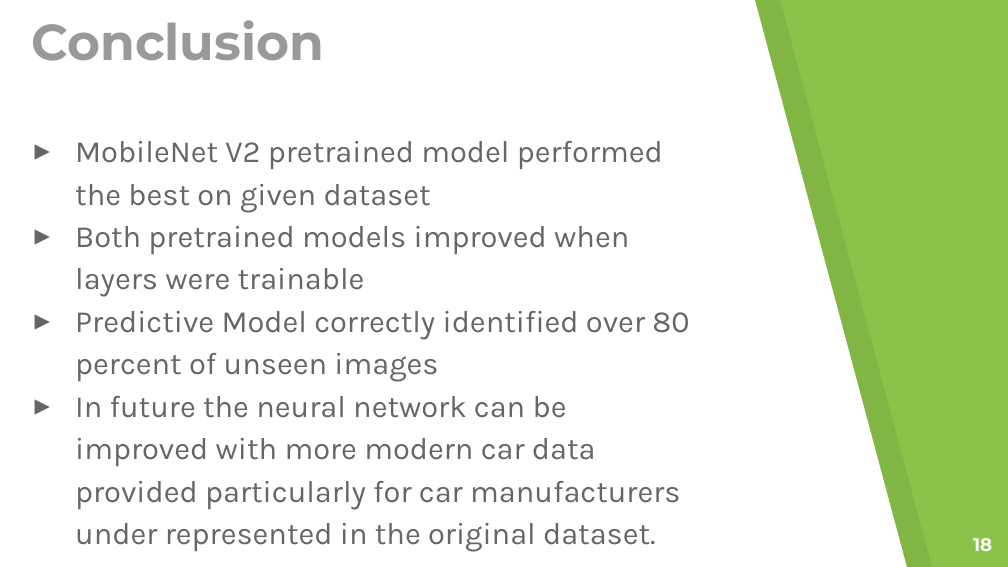
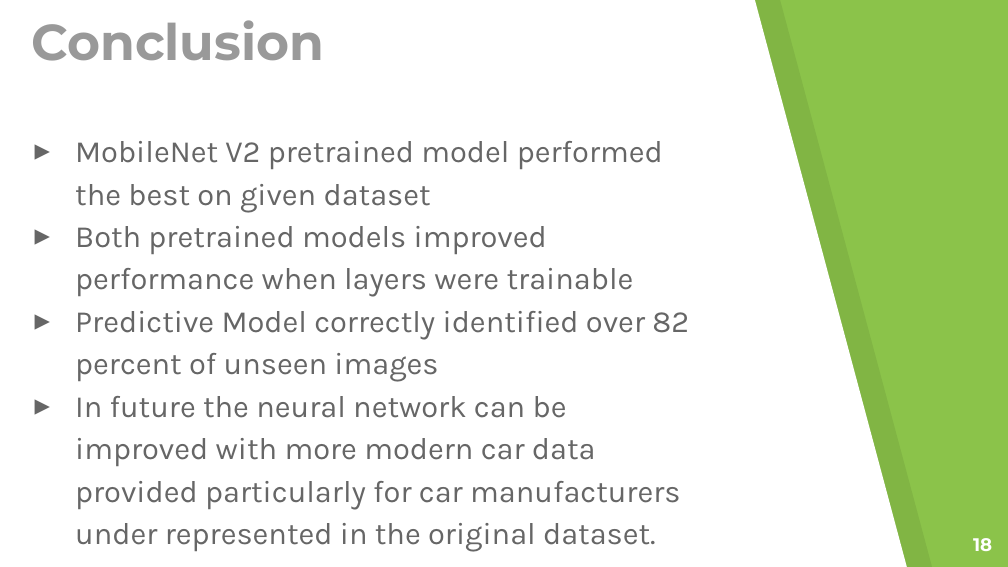
Before and after one commit to sayantan1995/Stanford-Car-Classification, a slide deck: slide 18 of Stanford Car Classification.pptx. Drawn at 1008x567 pixels with LibreOffice and Linux fonts; fonts in the diff are those of the drawing. Boxes give left, top, right and bottom in pixels: in the first picture for what was removed or moved away, otherwise in the second. Text is boxed around its words. In the diff, an @@ line names an element or a change of style, - is before the commit and + after.

```diff
--- a/Stanford Car Classification.pptx
+++ b/Stanford Car Classification.pptx
@@ text at box(75, 226, 689, 382): text changed @@
-▸ Both pretrained models improved when layers were trainable
-▸ Predictive Model correctly identified over 80 percent of unseen images
+▸ Both pretrained models improved performance when layers were trainable
+▸ Predictive Model correctly identified over 82 percent of unseen images
```
Also in this commit, not shown: 1 other slide changed, 1 other file.
